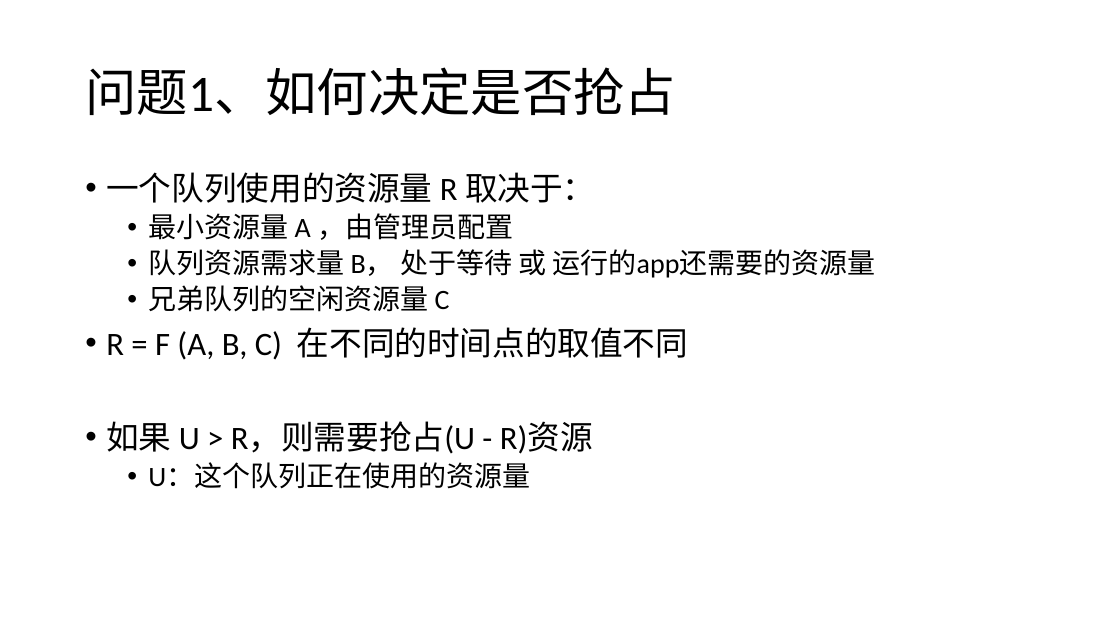
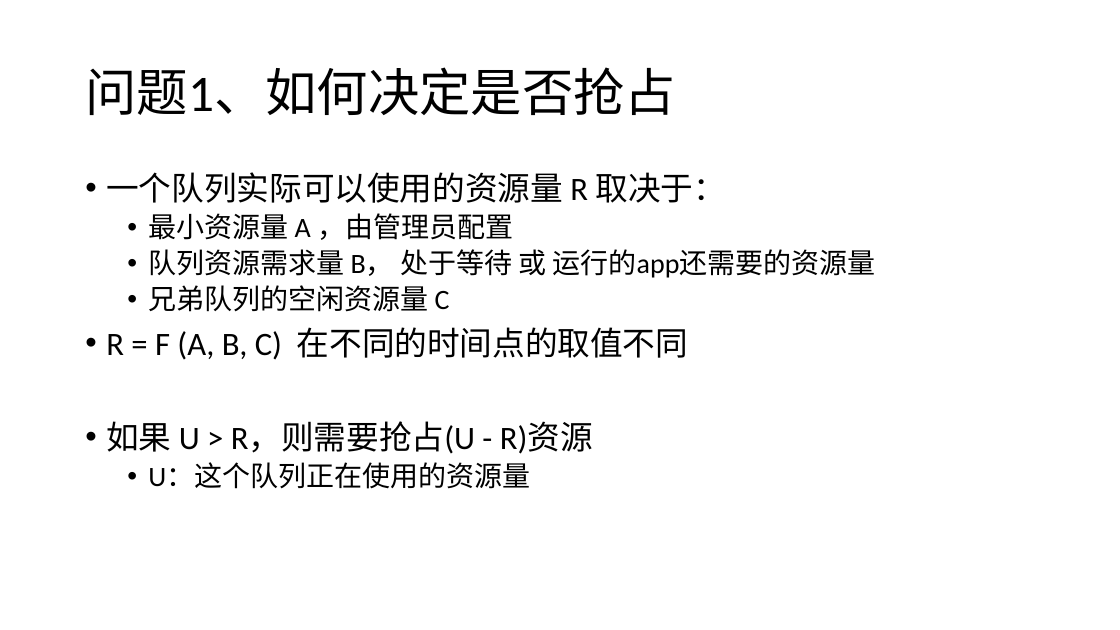
Before and after one commit to loull521/hadoop-yarn-src-read, a slide deck: slide 23 of ppt/Hadoop_2.4.1_YARN_source_code_read.pptx (slide 22 before the commit). Drawn at 1120x630 pixels with LibreOffice and Linux fonts; fonts in the diff are those of the drawing. Boxes give left, top, right and bottom in pixels: in the first picture for what was removed or moved away, otherwise in the second. Text is boxed around its words. In the diff, an @@ line names an element or a change of style, - is before the commit and + after.

```diff
--- a/ppt/Hadoop_2.4.1_YARN_source_code_read.pptx
+++ b/ppt/Hadoop_2.4.1_YARN_source_code_read.pptx
@@ text at [106,172,726,203]: text changed @@
-• 一个队列使用的资源量 R 取决于：
+• 一个队列实际可以使用的资源量 R 取决于：
```
Also in this commit, not shown: 16 other slides changed, 4 slides added, 1 slide removed, 5 other files.
